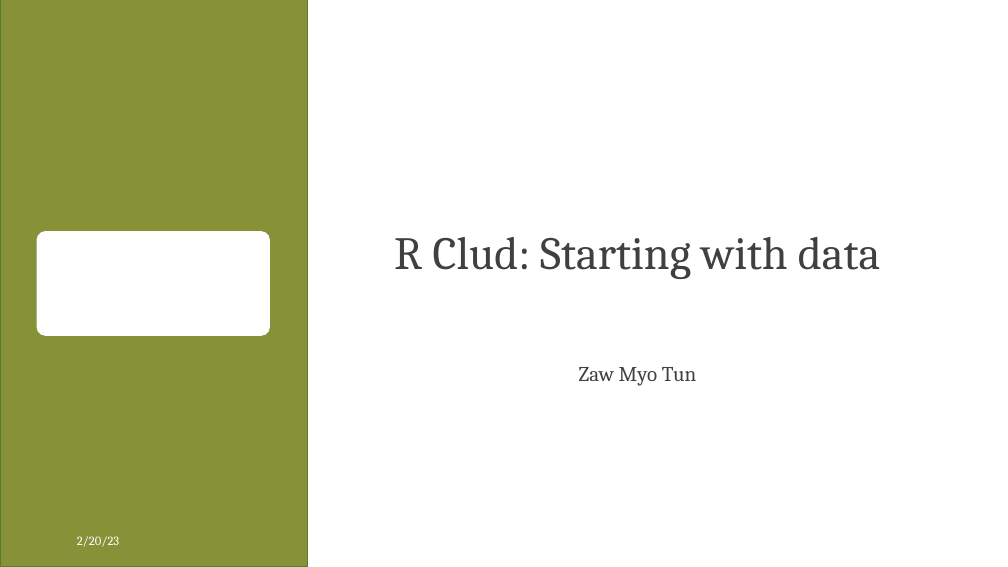
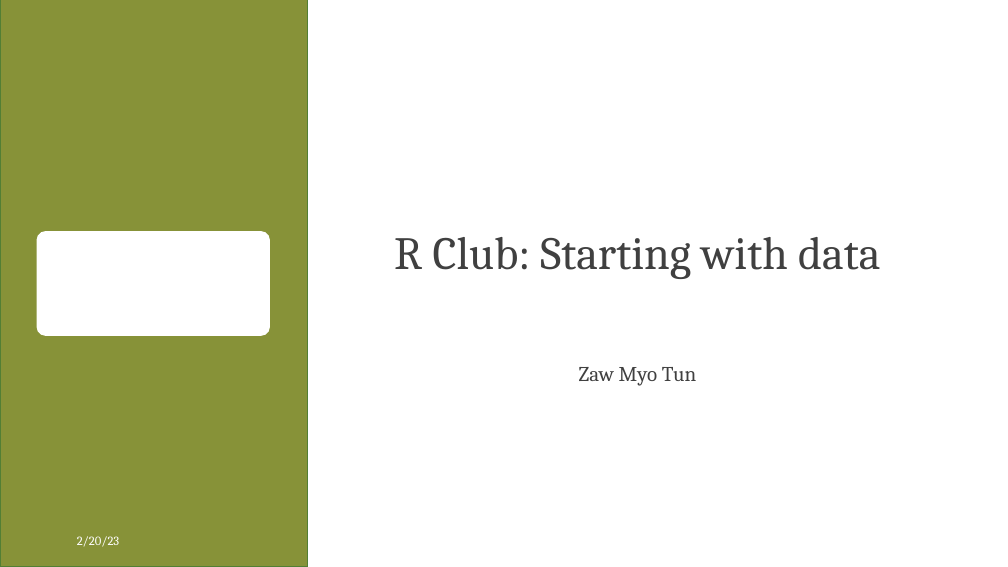
Before and after one commit to zawmtun/r_club, a slide deck: slide 1 of ex/02_starting_with_data.pptx. Drawn at 1008x567 pixels with LibreOffice and Linux fonts; fonts in the diff are those of the drawing; background and template pictures are left out. Boxes give left, top, right and bottom in pixels: in the first picture for what was removed or moved away, otherwise in the second. Text is boxed around its words. In the diff, an @@ line names an element or a change of style, - is before the commit and + after.

Commit message:
update 02_starting_with_data after the zoom session

```diff
--- a/ex/02_starting_with_data.pptx
+++ b/ex/02_starting_with_data.pptx
@@ title at bbox=[394, 237, 880, 279]: text changed @@
-R Clud: Starting with data
+R Club: Starting with data
```
Also in this commit, not shown: 1 other file.
